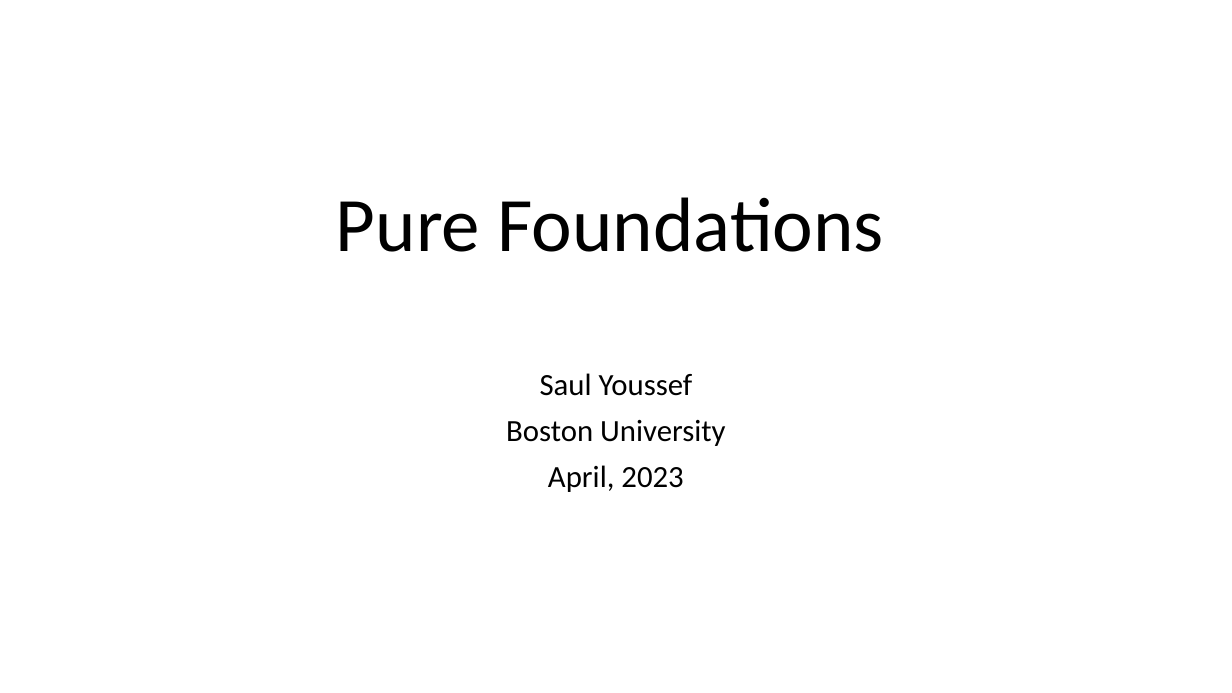
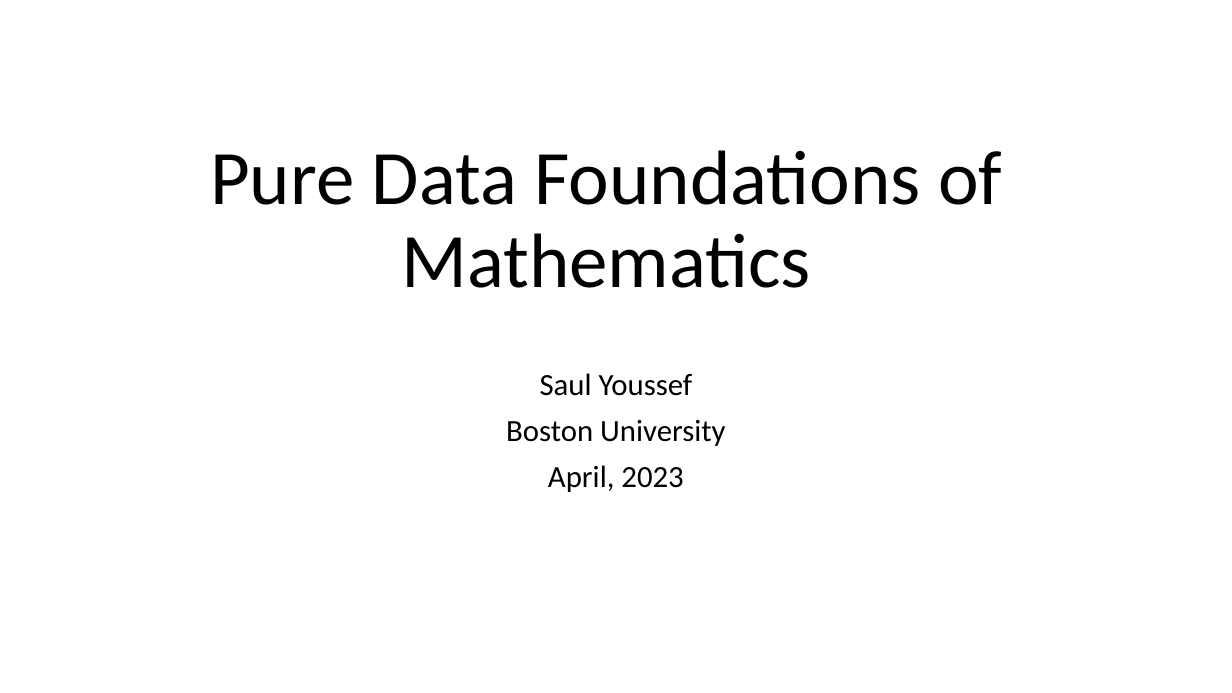
Before and after one commit to Saul-Youssef/coda, a slide deck: slide 1 of doc/talk/coda.pptx. Drawn at 1232x693 pixels with LibreOffice and Linux fonts; fonts in the diff are those of the drawing. Boxes give left, top, right and bottom in pixels: in the first picture for what was removed or moved away, otherwise in the second. Text is boxed around its words. In the diff, an @@ line names an element or a change of style, - is before the commit and + after.

```diff
--- a/doc/talk/coda.pptx
+++ b/doc/talk/coda.pptx
@@ title at (210, 150, 1002, 288): text changed @@
-Pure Foundations
+Pure Data Foundations of Mathematics
```
Also in this commit, not shown: 12 other slides changed, 20 slides added, 3 slides removed, 11 other files.
